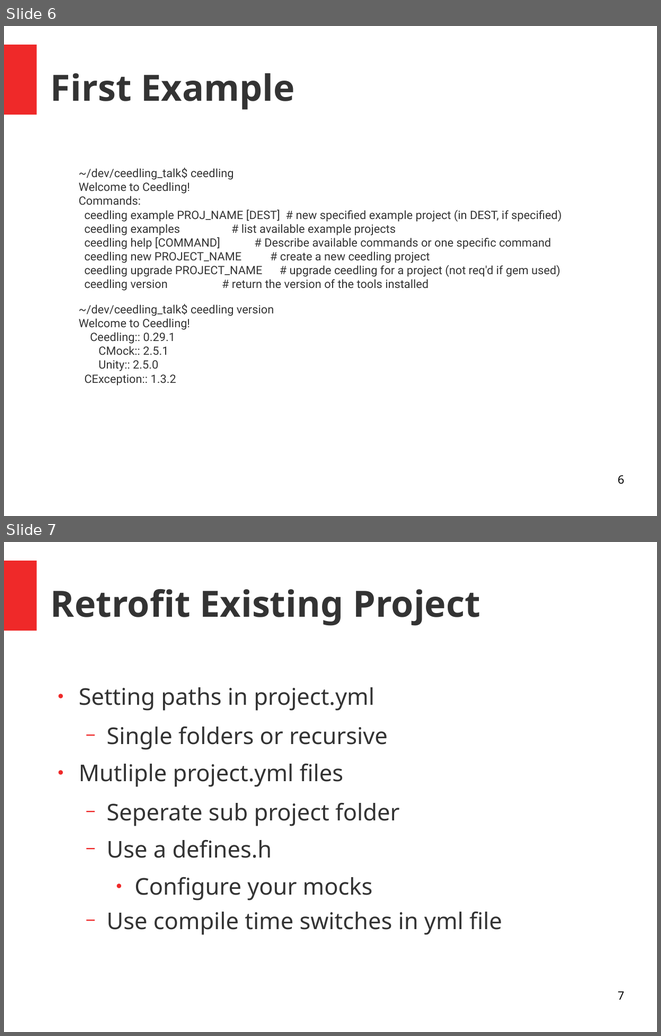
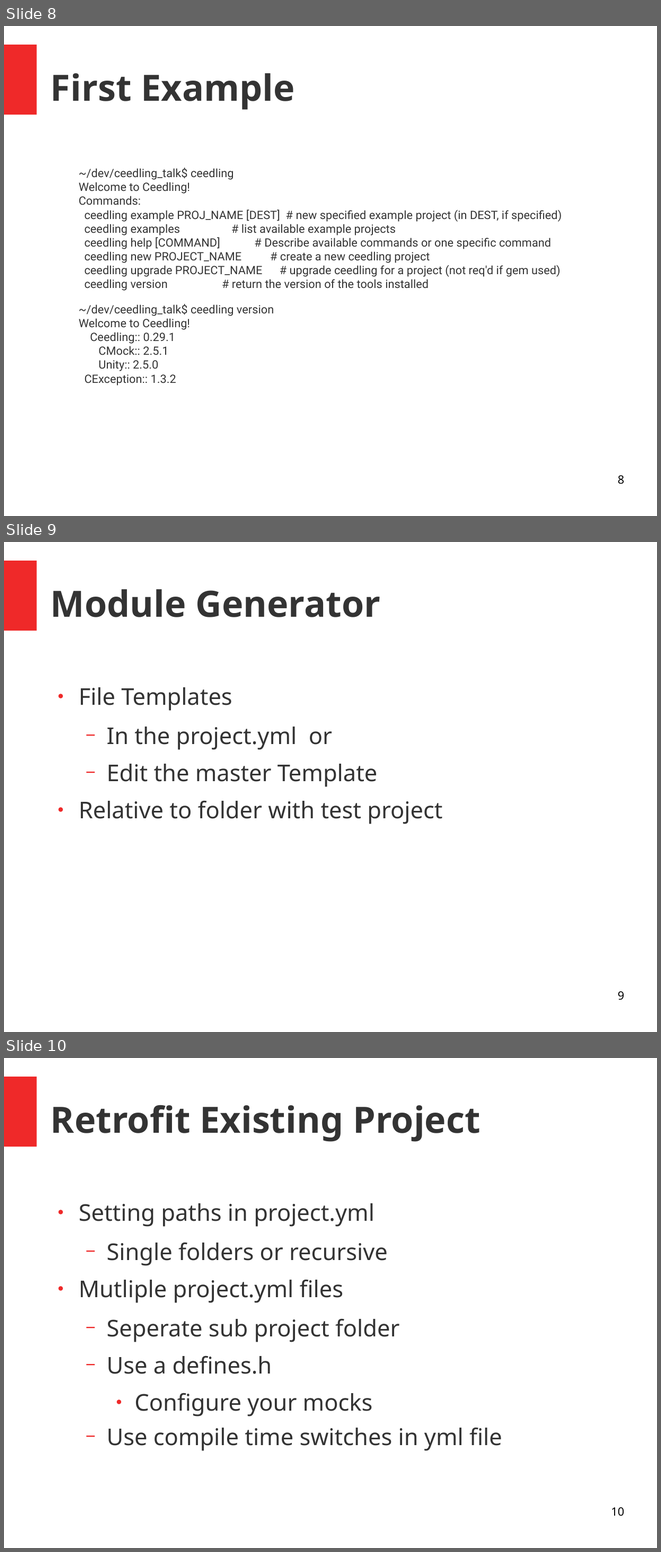
Before and after one commit to bd2357/ceedling_talk, a slide deck: ceedling_talk.odp. Shown one above the other, each under a label of ours: slides 6 and 7 before the commit, slides 8, 9 and 10 after it. The pictures are 661x1036 and 661x1552 pixels, drawn with LibreOffice and Linux fonts; fonts in the diff are those of the drawing. Boxes give left, top, right and bottom in pixels: in the first picture for what was removed or moved away, otherwise in the second. Text is boxed around its words. In the diff, an @@ line names an element or a change of style, - is before the commit and + after.

Commit message:
Added module stuff, changes to slides, notee pdf

```diff
--- a/ceedling_talk.odp
+++ b/ceedling_talk.odp
@@ slide 9 added at [4, 542, 657, 1032], background #FFFFFF; not listed: 1 template element that a slide beside it also shows @@
@@ title added at [51, 589, 381, 617], 44 pt, text #333333, bold @@
+Module Generator
@@ text added at [79, 687, 442, 824], 28 pt, text #333333 @@
+● File Templates
+  − In the project.yml or
+  − Edit the master Template
+● Relative to folder with test project
@@ page number added at [618, 991, 624, 1000], 14 pt, text #000000 @@
+9
@@ what was slide 6 is now slide 8 @@
@@ page number at [618, 475, 624, 484]: text changed @@
-6
+8
@@ what was slide 7 is now slide 10 @@
@@ page number at [611, 1507, 624, 1516]: text changed @@
-7
+10
```
Also in this commit, not shown: 1 slide changed, 3 other slides added, 4 other files.
